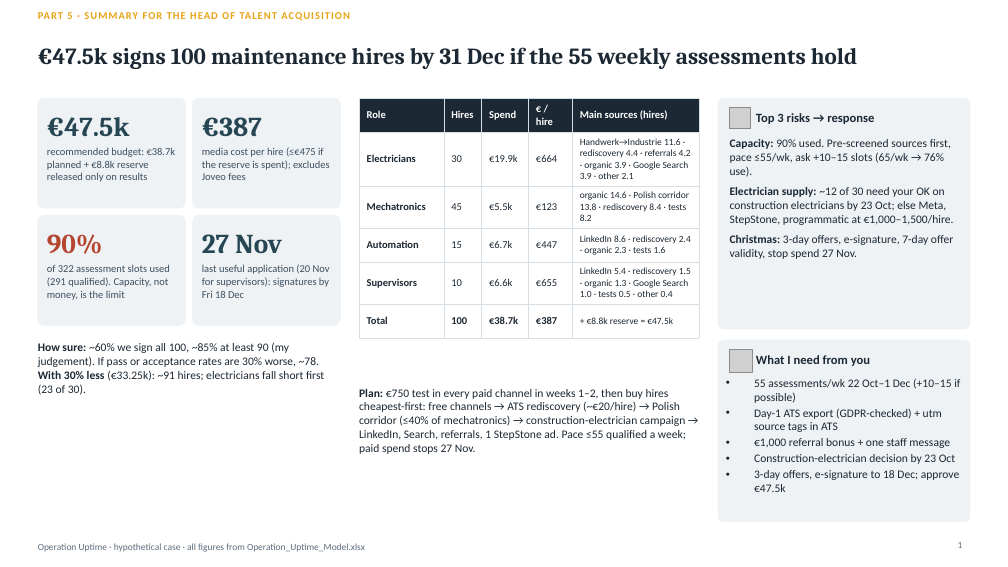
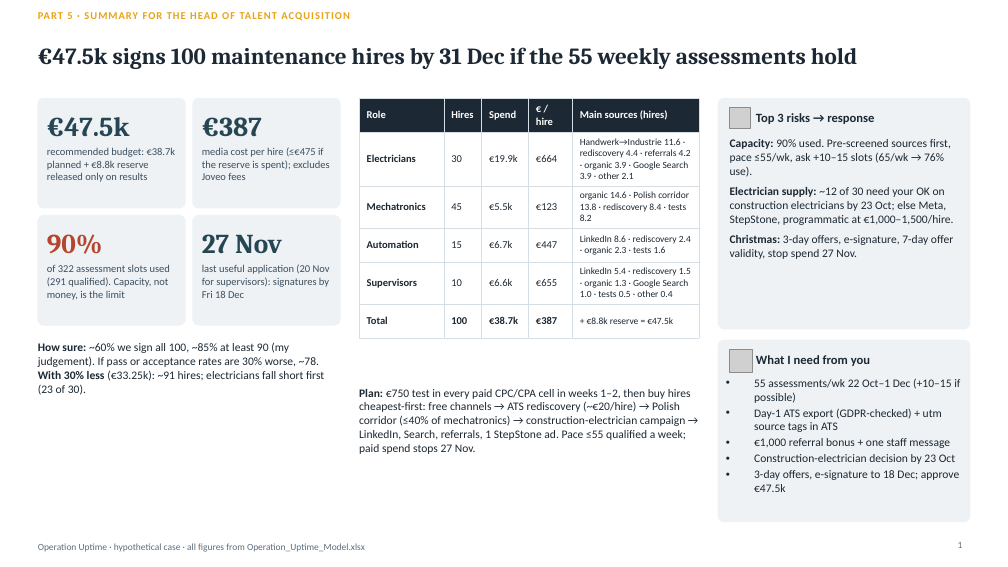
Before and after one commit to Anurag160596/haystack, a slide deck: slide 1 of operation_uptime/Operation_Uptime_Deck.pptx. Drawn at 1008x567 pixels with LibreOffice and Linux fonts; fonts in the diff are those of the drawing; grey boxes stand for pictures. Boxes give left, top, right and bottom in pixels: in the first picture for what was removed or moved away, otherwise in the second. Text is boxed around its words. In the diff, an @@ line names an element or a change of style, - is before the commit and + after.

```diff
--- a/operation_uptime/Operation_Uptime_Deck.pptx
+++ b/operation_uptime/Operation_Uptime_Deck.pptx
@@ text at (359, 389, 691, 454): text changed @@
-Plan: €750 test in every paid channel in weeks 1–2, then buy hires cheapest-first: free channels → ATS rediscovery (~€20/hire) → Polish corridor (≤40% of mechatronics) → construction-electrician campaign → LinkedIn, Search, referrals, 1 StepStone ad. Pace ≤55 qualified a week; paid spend stops 27 Nov.
+Plan: €750 test in every paid CPC/CPA cell in weeks 1–2, then buy hires cheapest-first: free channels → ATS rediscovery (~€20/hire) → Polish corridor (≤40% of mechatronics) → construction-electrician campaign → LinkedIn, Search, referrals, 1 StepStone ad. Pace ≤55 qualified a week; paid spend stops 27 Nov.
```
Also in this commit, not shown: 5 other slides changed, 1 other file.
